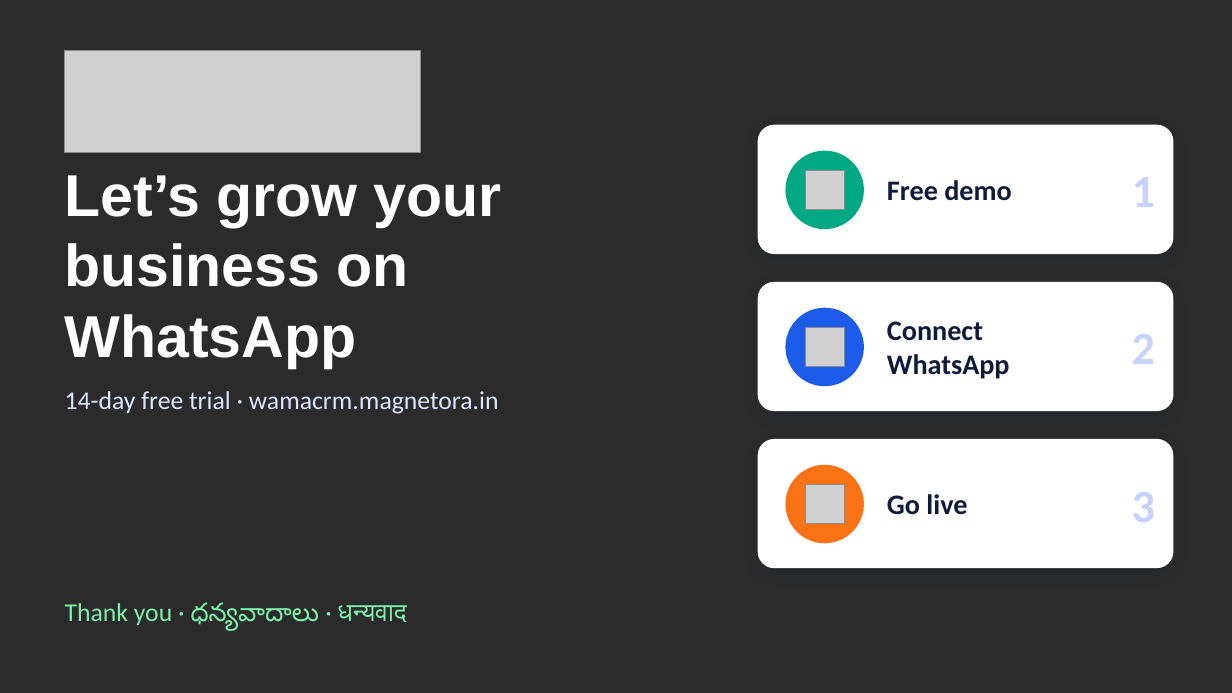
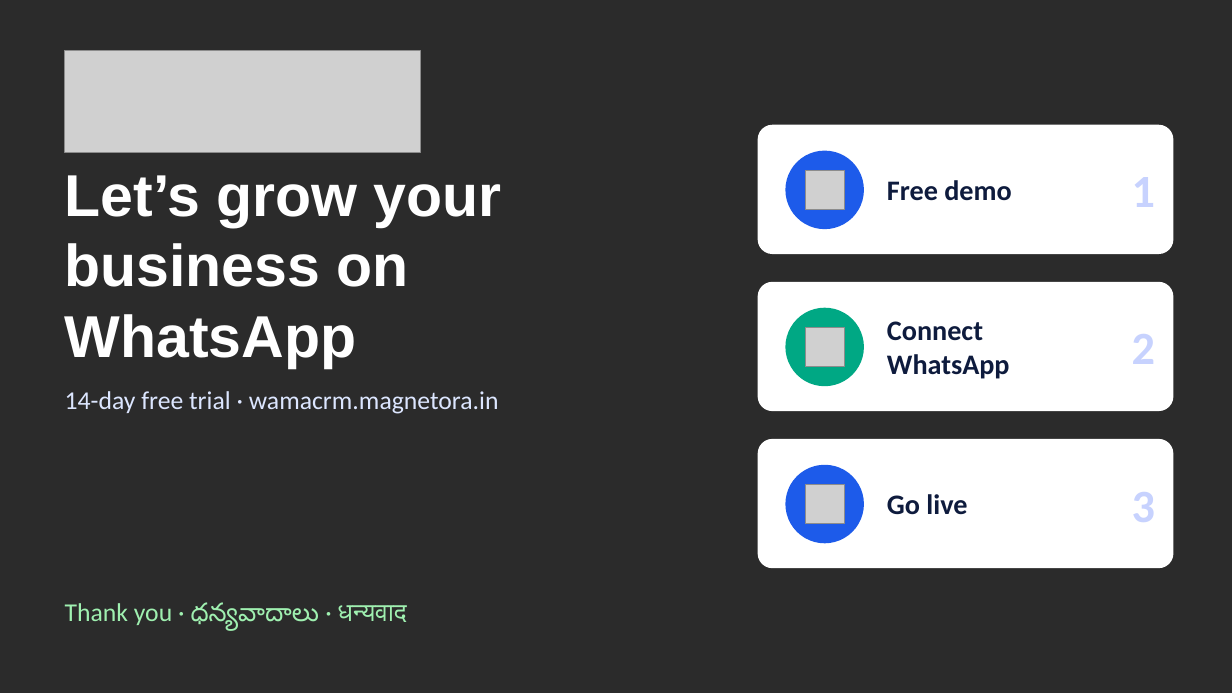
Before and after one commit to tejachennu/Marketing-CRM, a slide deck: slide 15 of docs/presentations/WAMA-CRM-Client-Presentation.pptx (slide 14 before the commit). Drawn at 1232x693 pixels with LibreOffice and Linux fonts; fonts in the diff are those of the drawing; grey boxes stand for pictures; background and template pictures are left out; a plain dark background stands for a picture behind light text. Boxes give left, top, right and bottom in pixels: in the first picture for what was removed or moved away, otherwise in the second. Text is boxed around its words. In the diff, an @@ line names an element or a change of style, - is before the commit and + after.

```diff
--- a/docs/presentations/WAMA-CRM-Client-Presentation.pptx
+++ b/docs/presentations/WAMA-CRM-Client-Presentation.pptx
@@ ellipse at (x1=786, y1=151, x2=864, y2=229): fill #00A884 to #1D5BEA @@
@@ ellipse at (x1=786, y1=308, x2=864, y2=386): fill #1D5BEA to #00A884 @@
@@ shadow off; proportions changed in 3 elements at (x1=758, y1=125, x2=1174, y2=254), (x1=758, y1=282, x2=1174, y2=411), (x1=758, y1=439, x2=1174, y2=568) @@
@@ ellipse at (x1=786, y1=465, x2=864, y2=543): fill #F97316 to #1D5BEA @@
@@ text "Thank you · ధన్యవాదాలు · ..." at (x1=65, y1=602, x2=407, y2=631): text colour #7CF0A8 to #9FF0B0 @@
```
Also in this commit, not shown: 12 other slides changed, 2 slides added, 1 slide removed, 9 other files.
